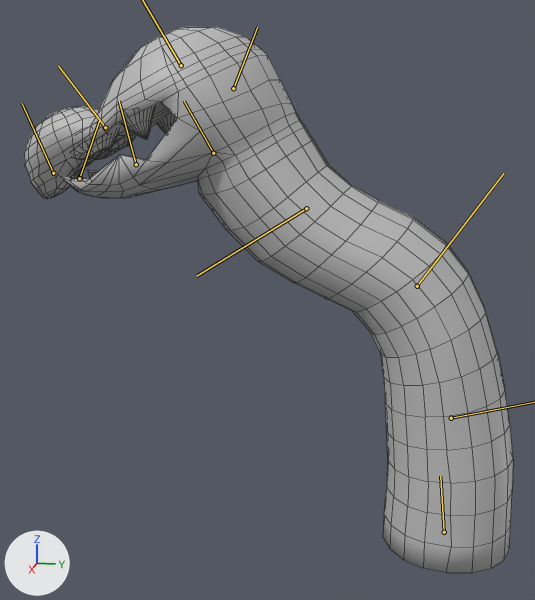
The FBX model Doppelganger Prototype/Assets/3D/Animations/CarnivorePlant/AttackPlant.fbx, before and after one commit.
Camera for both pictures: a 50 mm lens placed at (0.787, -0.045, 0.433), pointed at (0.049, -0.192, 0.249). The axes (+X, +Y, +Z) are drawn at lower left. The lights are the same throughout. Both versions are drawn at frame 84 of the action 'AttackPlant'; the numbers are the values there. The bones that bend it are drawn over the model as lines. Mesh edges are drawn as thin lines.

Objects in the first picture: 'EnemigoPlantaCarnivora'.
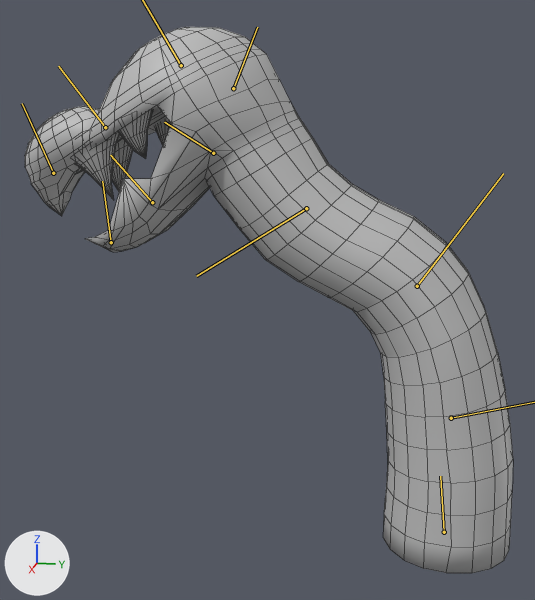
What differs and where, as boxes (x1, y1, x2, y2) in the pictures (535 x 600 px):
'EnemigoPlantaCarnivora', posed
    before: (24, 27, 513, 573)
    after: (25, 27, 513, 573)
bone 'joint9', root to tip
    before: (213, 153) to (184, 101)
    after: (213, 153) to (164, 122)

What the commit changed:
Bone 'joint9' (bone_joint9) turns from (0, 0, 6) to (0, 0, -23) degrees about its own x, y and z.
